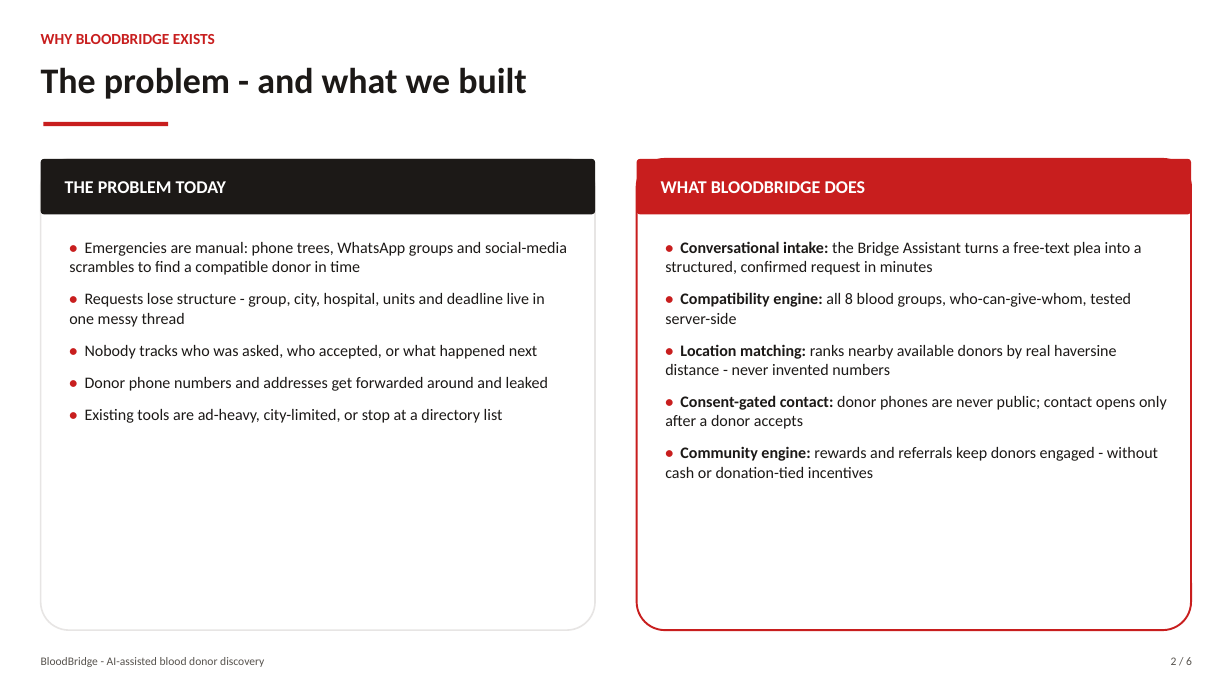
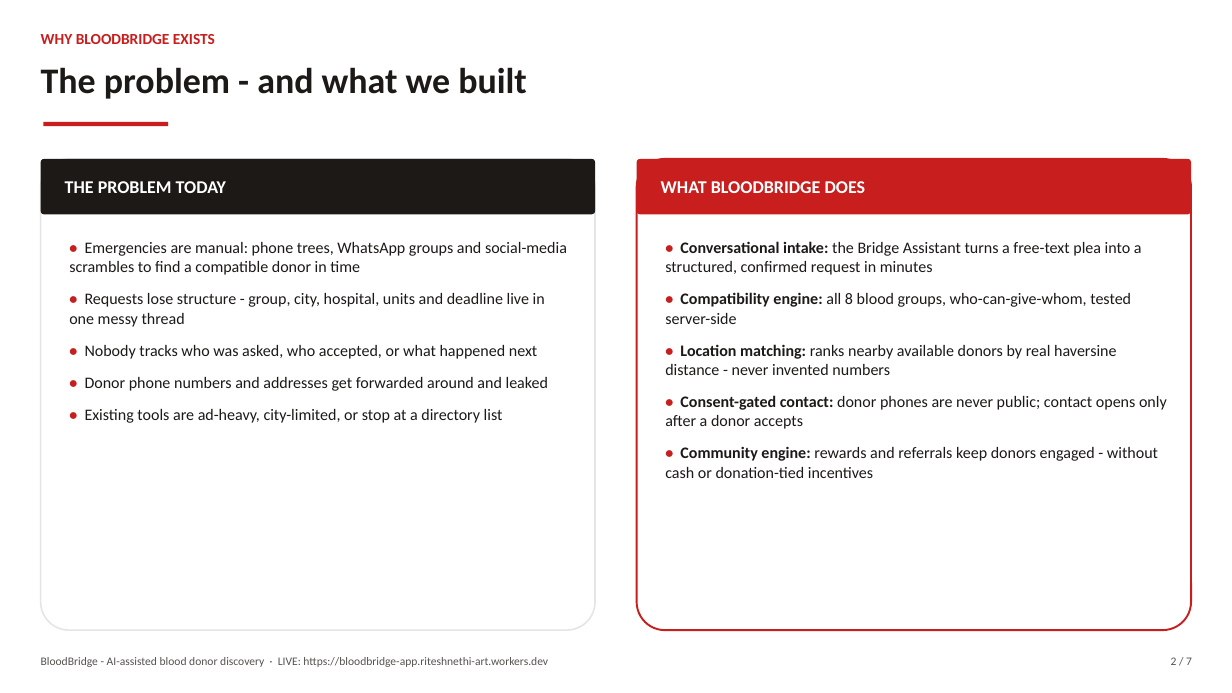
Before and after one commit to riteshnethi-art/bloodbridge, a slide deck: slide 2 of BloodBridge_Pitch.pptx. Drawn at 1232x693 pixels with LibreOffice and Linux fonts; fonts in the diff are those of the drawing. Boxes give left, top, right and bottom in pixels: in the first picture for what was removed or moved away, otherwise in the second. Text is boxed around its words. In the diff, an @@ line names an element or a change of style, - is before the commit and + after.

Commit message:
Deck v2: live product screenshots, QR code for live URL, walkthrough slide

```diff
--- a/BloodBridge_Pitch.pptx
+++ b/BloodBridge_Pitch.pptx
@@ text at (x1=41, y1=657, x2=548, y2=667): text changed @@
-BloodBridge - AI-assisted blood donor discovery
+BloodBridge - AI-assisted blood donor discovery · LIVE: https://bloodbridge-app.riteshnethi-art.workers.dev
@@ text at (x1=1171, y1=657, x2=1192, y2=665): text changed @@
-2 / 6
+2 / 7
```
Also in this commit, not shown: 5 other slides changed, 1 slide added, 15 other files.
